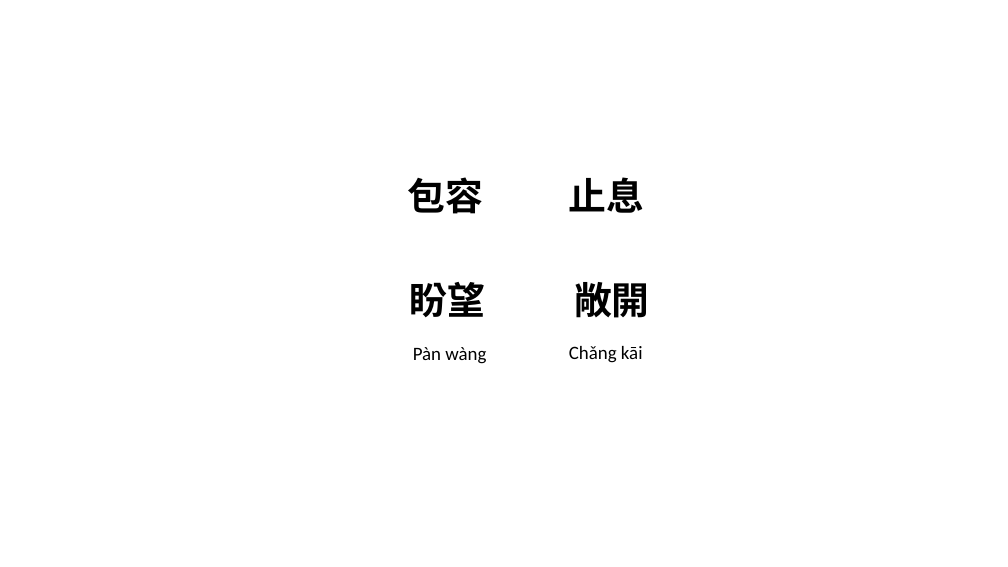
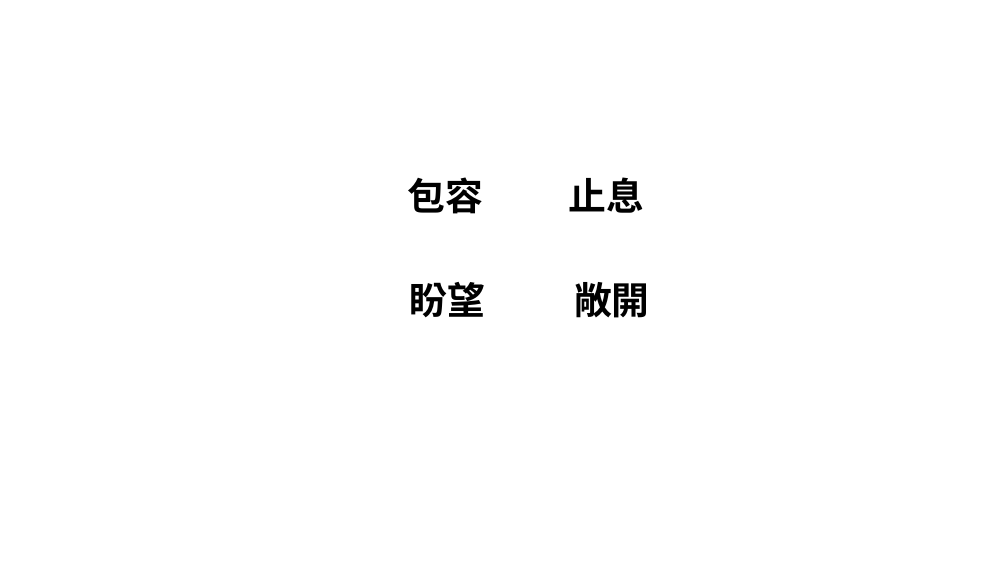
Before and after one commit to batisuoc/free-school-class, a slide deck: slide 4 of chinese/愛是 no pinyin.pptx. Drawn at 1008x567 pixels with LibreOffice and Linux fonts; fonts in the diff are those of the drawing; background and template pictures are left out. Boxes give left, top, right and bottom in pixels: in the first picture for what was removed or moved away, otherwise in the second. Text is boxed around its words. In the diff, an @@ line names an element or a change of style, - is before the commit and + after.

```diff
--- a/chinese/愛是 no pinyin.pptx
+++ b/chinese/愛是 no pinyin.pptx
@@ text removed at (413, 347, 486, 364) @@
-Pàn wàng
@@ text removed at (569, 346, 643, 363) @@
-Chǎng kāi
```
Also in this commit, not shown: 5 other slides changed, 3 other files.
